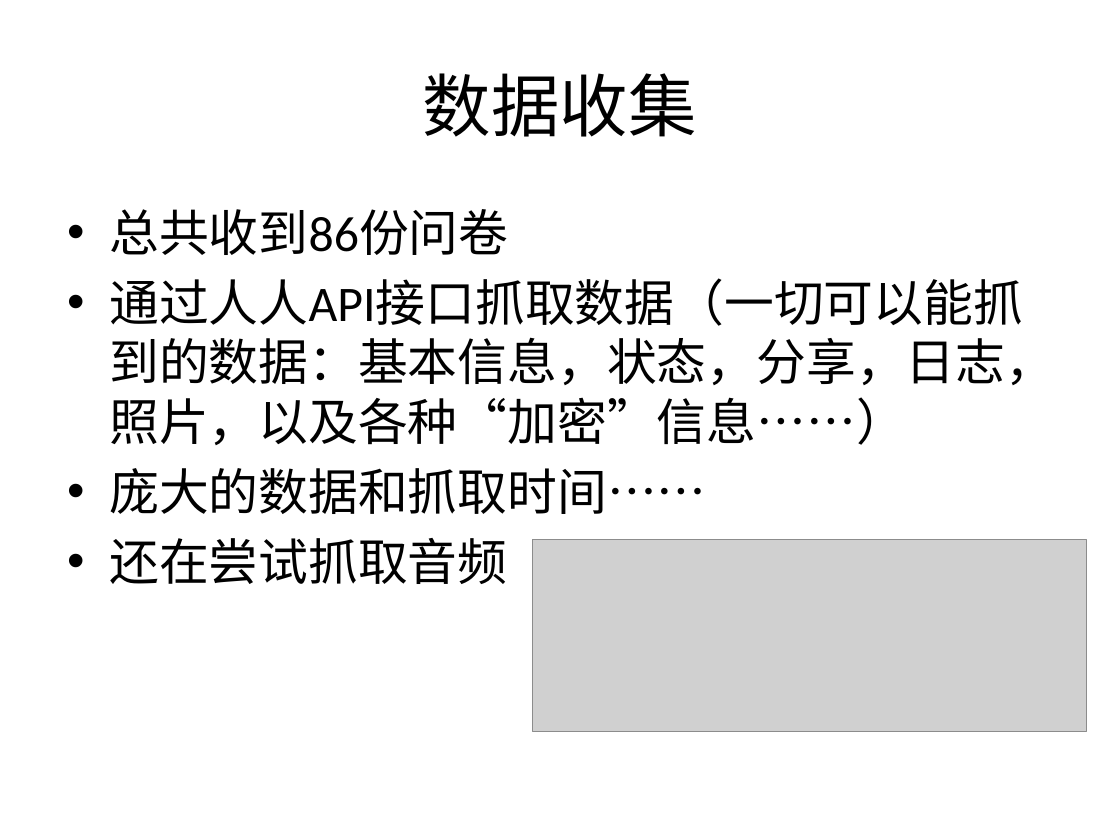
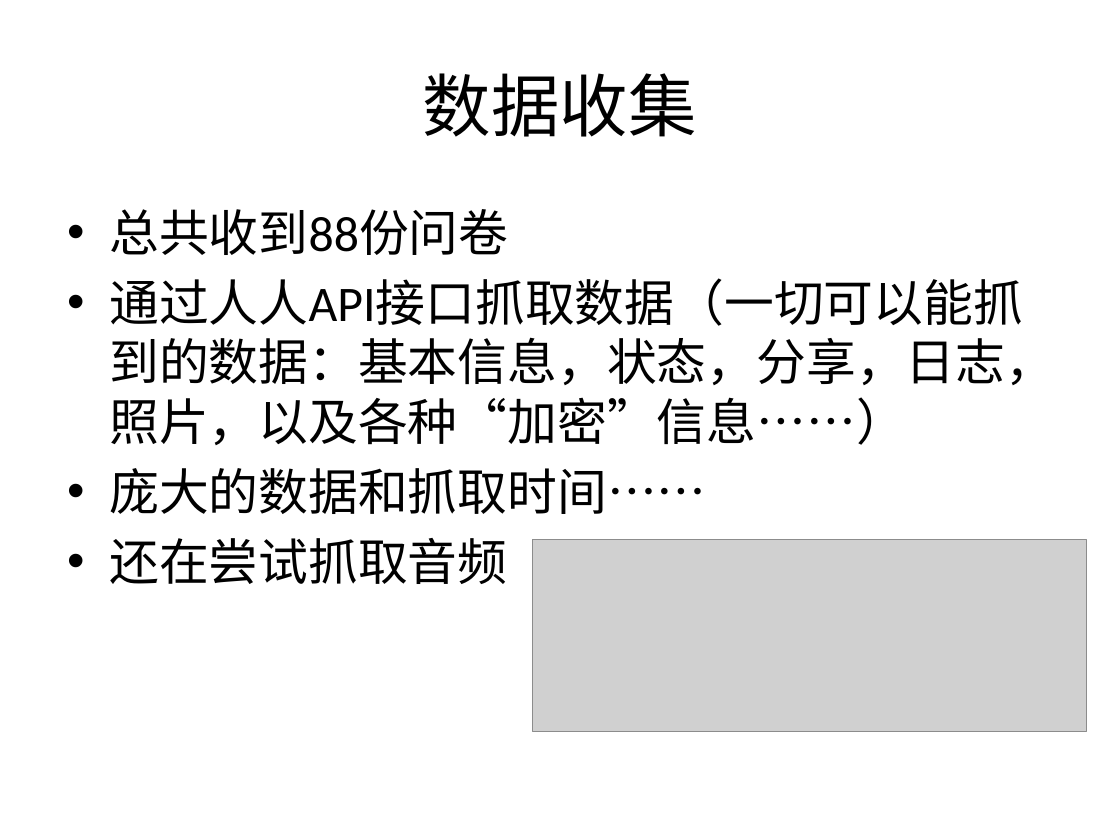
Before and after one commit to east-before-dawn/srt, a slide deck: slide 4 of slides.pptx. Drawn at 1120x840 pixels with LibreOffice and Linux fonts; fonts in the diff are those of the drawing; grey boxes stand for pictures. Boxes give left, top, right and bottom in pixels: in the first picture for what was removed or moved away, otherwise in the second. Text is boxed around its words. In the diff, an @@ line names an element or a change of style, - is before the commit and + after.

```diff
--- a/slides.pptx
+++ b/slides.pptx
@@ text at bbox=[109, 209, 508, 255]: text changed @@
-• 总共收到86份问卷
+• 总共收到88份问卷
```
Also in this commit, not shown: 3 other slides changed, 3 slides added, 1 slide removed.
